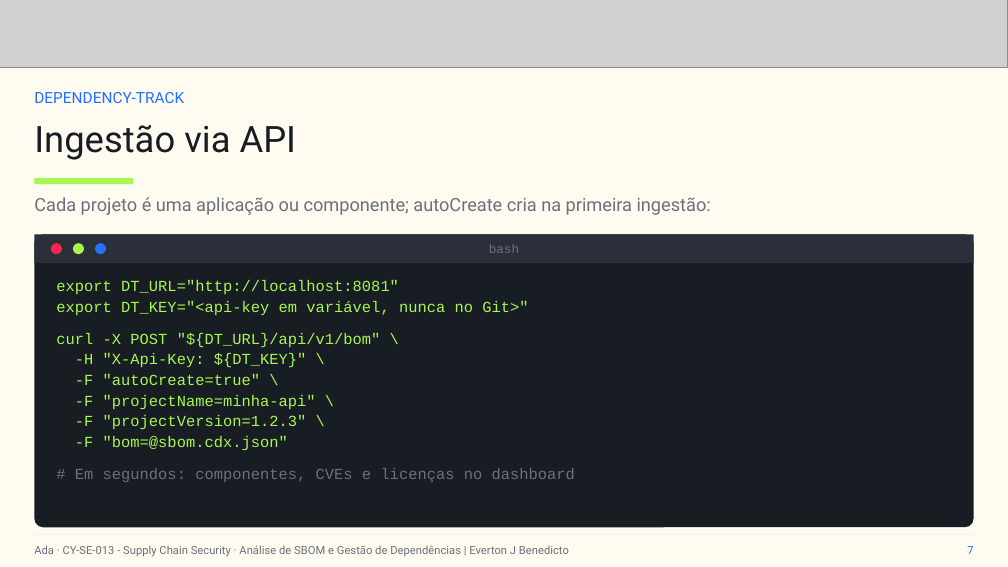
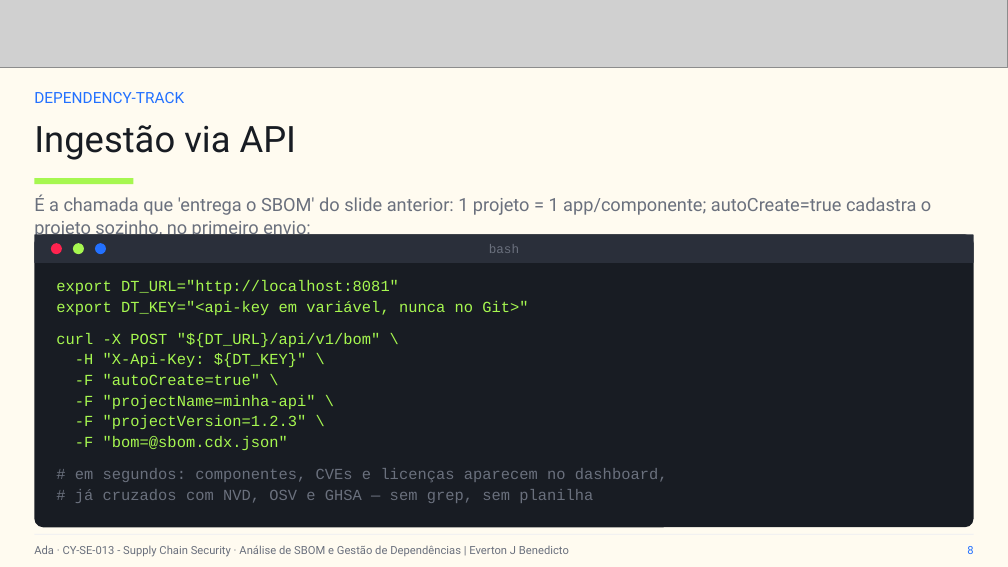
Before and after one commit to everton-dev/AdaTech.Aulas, a slide deck: slide 8 of CY-SE-013 - Supply Chain Security/slides/Aula_05_Analise_de_SBOM_e_Gestao_de_Dependencias.pptx (slide 7 before the commit). Drawn at 1008x567 pixels with LibreOffice and Linux fonts; fonts in the diff are those of the drawing; grey boxes stand for pictures. Boxes give left, top, right and bottom in pixels: in the first picture for what was removed or moved away, otherwise in the second. Text is boxed around its words. In the diff, an @@ line names an element or a change of style, - is before the commit and + after.

```diff
--- a/CY-SE-013 - Supply Chain Security/slides/Aula_05_Analise_de_SBOM_e_Gestao_de_Dependencias.pptx
+++ b/CY-SE-013 - Supply Chain Security/slides/Aula_05_Analise_de_SBOM_e_Gestao_de_Dependencias.pptx
@@ text at (34,195,931,240): text changed @@
-Cada projeto é uma aplicação ou componente; autoCreate cria na primeira ingestão:
+É a chamada que 'entrega o SBOM' do slide anterior: 1 projeto = 1 app/componente; autoCreate=true cadastra o projeto sozinho, no primeiro envio:
@@ text at (75,468,668,503): text changed @@
-# Em segundos: componentes, CVEs e licenças no dashboard
+# em segundos: componentes, CVEs e licenças aparecem no dashboard,
+# já cruzados com NVD, OSV e GHSA — sem grep, sem planilha
@@ text at (967,546,973,554): text changed @@
-7
+8
```
Also in this commit, not shown: 9 other slides changed, 3 slides added, 10 other files.
